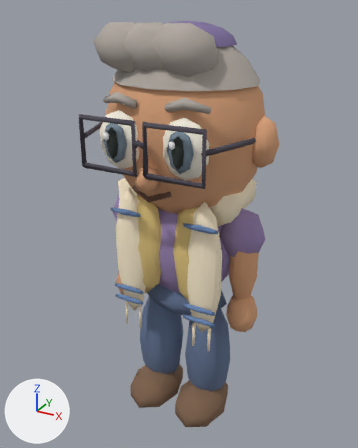
A saved change to the glTF model models/trainers/trainer-luminary.glb.
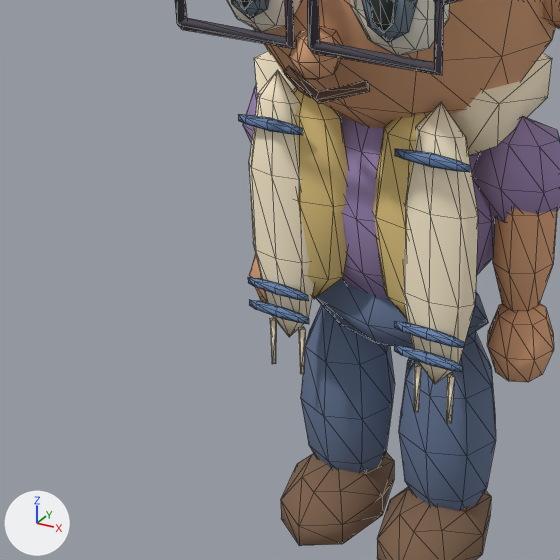
There are two pictures of each version: one whole from a camera (50 mm lens) standing at (1.027, -1.925, 2.034) and looking at (-0.025, -0.012, 1.078), one close up on the part from 0% to 73% of the width and 34% to 93% of the height. Arrows for +X, +Y and +Z are at lower left; the lights stay in place. The last two pictures show the newer version. The close-ups show mesh edges as thin lines. Vertices at exactly the same position are counted once.

Objects in the first close-up: 'body__slender', 'bottom__trousers', 'eyes__round', 'glasses__rectangular', 'head', 'shoes__sneakers', 'tallit__striped', 'top__vest'.
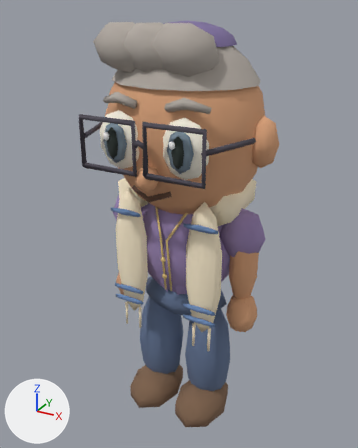
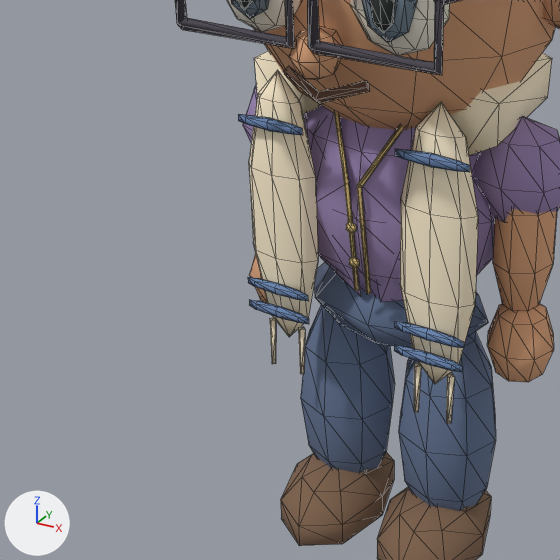
Pixel boxes [x1, y1, x2, y2] of what changed, in the close-ups (560 x 560 px; the box of a moved part takes in the faces that stretch with it):
'top__vest', reshaped
    before: [243, 84, 560, 319]
    after: [243, 84, 560, 302]
part 1 of me_top__vest_mesh, added
    after: [346, 222, 356, 233]
part 2 of me_top__vest_mesh, added
    after: [349, 257, 359, 268]
part 3 of me_top__vest_mesh, rebuilt
    before: [293, 88, 347, 299]
    after: [304, 105, 361, 296]
part 4 of me_top__vest_mesh, moved or reshaped
    before: [373, 113, 429, 319]
    after: [334, 112, 416, 302]

Diff of the bpy script that builds the scene:
```diff
--- a/models/trainers/trainer-luminary.glb.py
+++ b/models/trainers/trainer-luminary.glb.py
@@ me_top__vest_mesh @@
 # used by ob_top__vest; location = (0.0, 0.0, 0.0)
-me_top__vest_mesh.from_pydata(...)  # 156 vertices, 292 faces; spans x -0.405..0.405, y -0.209..0.176, z 0.7..1.28
+me_top__vest_mesh.from_pydata(...)  # 170 vertices, 296 faces; spans x -0.405..0.405, y -0.214..0.176, z 0.7..1.28
+# me_top__vest_mesh part 1: a new loose piece, a UV sphere (6 segments, 3 rings, poles along z) spanning x -0.011..0.011, y -0.214..-0.202, z 0.966..0.994, in mat_trainer_top__vest_top_accent (yellow #e4c881)
+# me_top__vest_mesh part 2: a new loose piece, a UV sphere (6 segments, 3 rings, poles along z) spanning x -0.011..0.011, y -0.203..-0.191, z 0.876..0.904, in mat_trainer_top__vest_top_accent (yellow #e4c881)
+# me_top__vest_mesh part 3: the loose piece of 26 vertices spanning x -0.24..-0.02, y -0.209..-0.109, z 0.74..1.28 is rebuilt with 7 vertices and now spans x -0.23..-0.015, y -0.19..-0.049, z 0.76..1.22, in mat_trainer_top__vest_top_main (greyish purple #9b86b5)
+# me_top__vest_mesh part 4: 2 vertices moved from x 0.185..0.208, y -0.184..-0.159, z 0.819..1.201 to x 0.021..0.089, y -0.162..-0.113, z 0.8..1.218; 24 vertices removed from x 0.02..0.24, y -0.209..-0.109, z 0.74..1.28; 29 vertices added at x -0.095..0.23, y -0.205..-0.049, z 0.76..1.223
 me_top__vest_mesh.materials.append(mat_trainer_top__vest_top_main)
```
